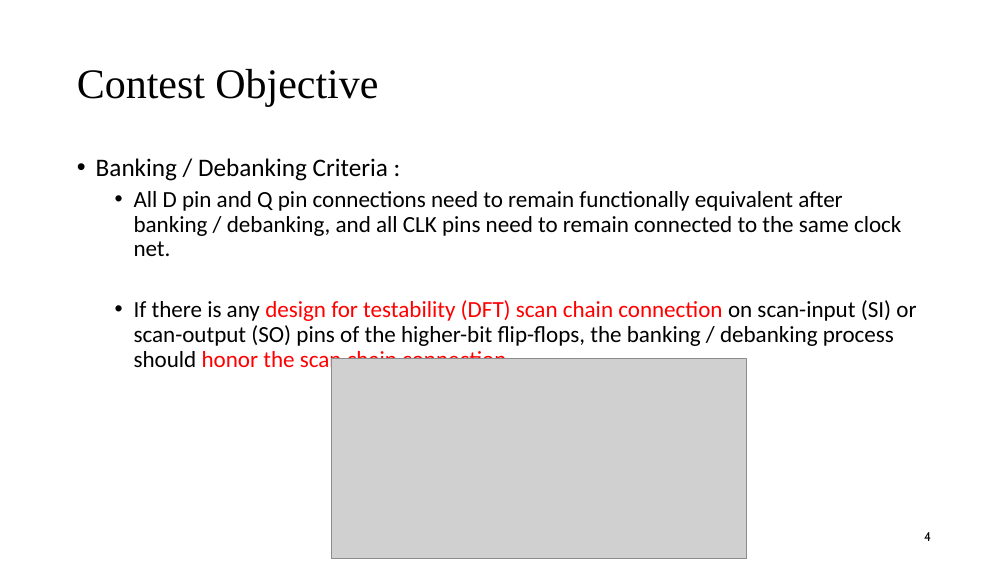
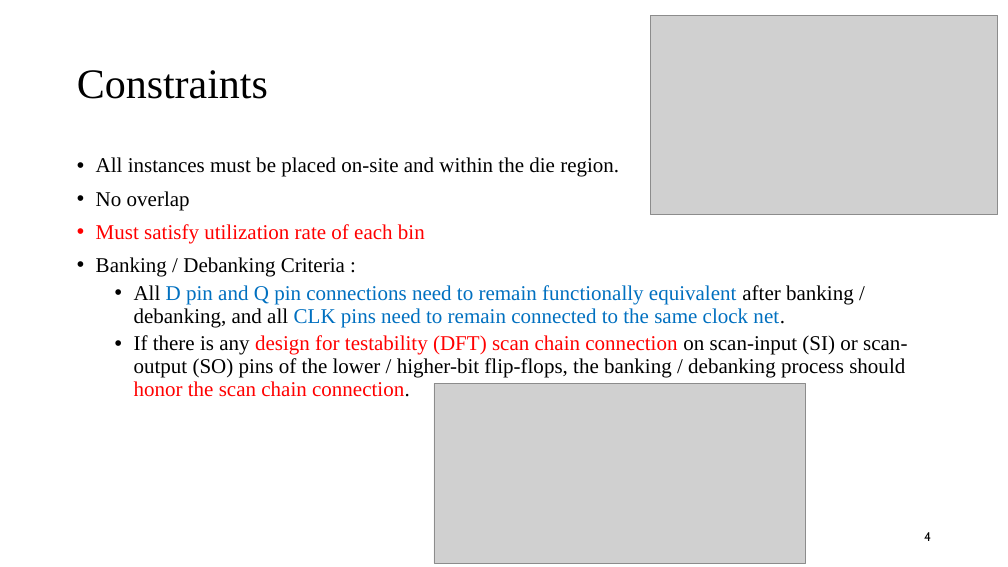
Before and after one commit to demon02130101/Lab, a slide deck: slide 4 of ICCAD/題目介紹.pptx. Drawn at 1008x567 pixels with LibreOffice and Linux fonts; fonts in the diff are those of the drawing; grey boxes stand for pictures. Boxes give left, top, right and bottom in pixels: in the first picture for what was removed or moved away, otherwise in the second. Text is boxed around its words. In the diff, an @@ line names an element or a change of style, - is before the commit and + after.

```diff
--- a/ICCAD/題目介紹.pptx
+++ b/ICCAD/題目介紹.pptx
@@ picture added at <box>650,15,997,215</box> @@
@@ title at <box>77,70,268,99</box>: text changed @@
-Contest Objective
+Constraints
@@ text at <box>96,157,619,244</box>: paragraphs added @@
+• All instances must be placed on-site and within the die region.
+• No overlap
+• Must satisfy utilization rate of each bin
@@ text at <box>96,257,854,327</box>: size 24 to 20 pt in "Banking / Debanking Criteria :"; font Calibri to Times New Roman in "Banking / Debanking Criteria :", "All D pin and Q pin connections ..."; size 22 to 20 pt in "All D pin and Q pin connections ..."; text colour #000000 to #0070C0 in "D pin and Q pin connections need ..." @@
@@ text at <box>134,335,907,397</box>: text changed; size 22 to 20 pt; font Calibri to Times New Roman @@
-  • If there is any design for testability (DFT) scan chain connection on scan-input (SI) or scan-output (SO) pins of the higher-bit flip-flops, the banking / debanking process should honor the scan chain connection.
+  • If there is any design for testability (DFT) scan chain connection on scan-input (SI) or scan-output (SO) pins of the lower / higher-bit flip-flops, the banking / debanking process should honor the scan chain connection.
@@ picture: place and size @@
-picture at <box>332,359,746,560</box>
+picture at <box>434,383,806,563</box>
```
Also in this commit, not shown: 1 other slide changed, 4 slides added, 1 other file.
